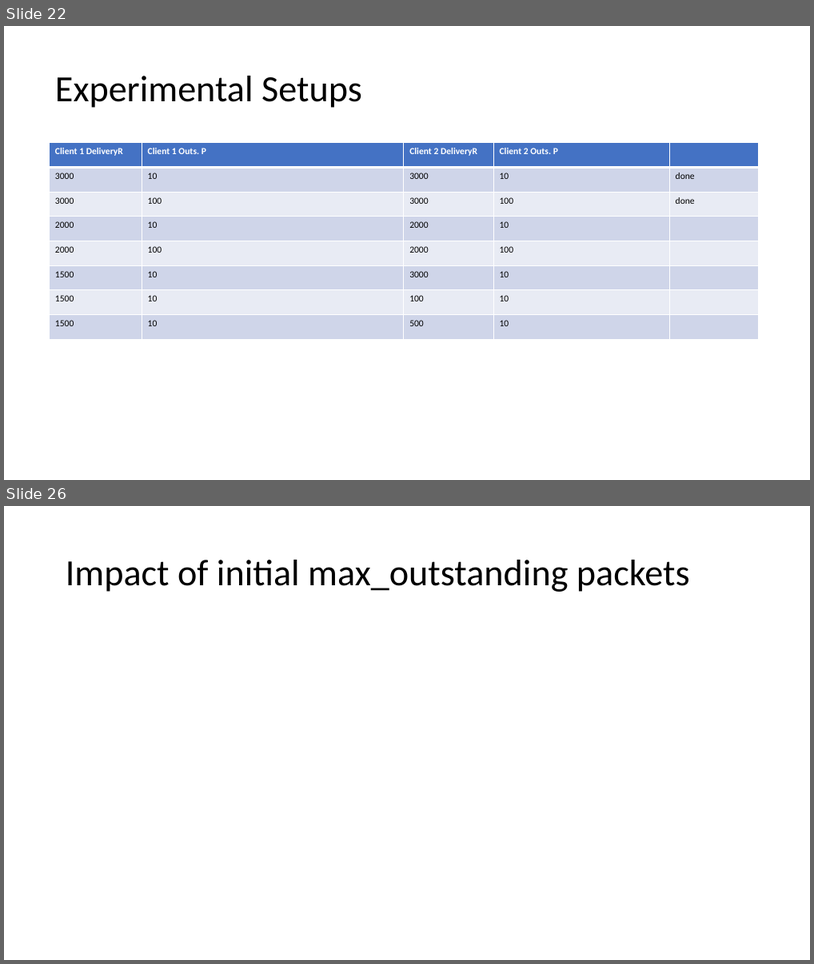
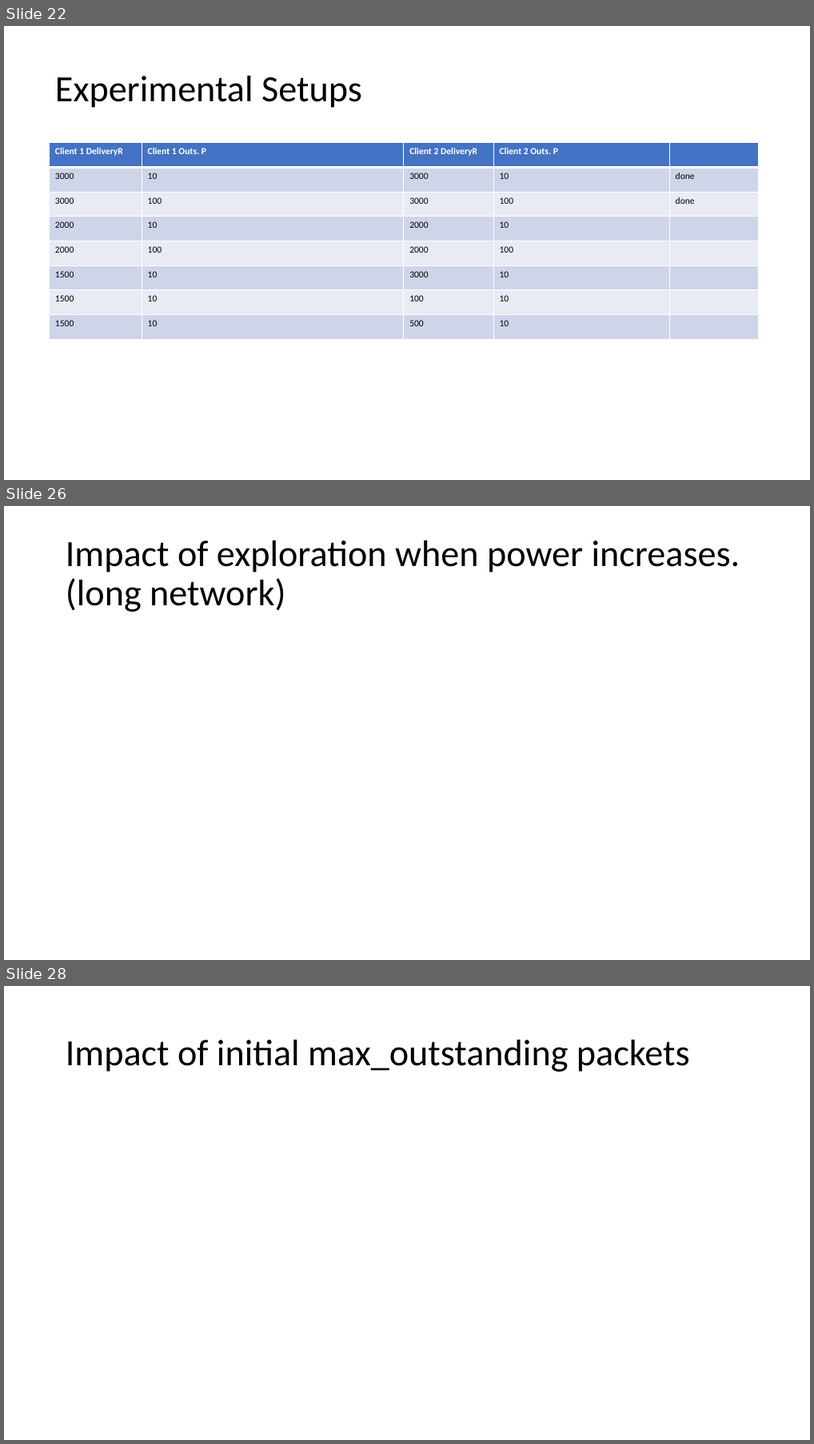
Before and after one commit to adhocmaster/pyns, a slide deck: doc/plan.pptx. Shown one above the other, each under a label of ours: slides 22 and 26 before the commit, slides 22, 26 and 28 after it; the slides between them are not shown. The pictures are 814x964 and 814x1444 pixels, drawn with LibreOffice and Linux fonts; fonts in the diff are those of the drawing. Boxes give left, top, right and bottom in pixels: in the first picture for what was removed or moved away, otherwise in the second. Text is boxed around its words. In the diff, an @@ line names an element or a change of style, - is before the commit and + after.

```diff
--- a/doc/plan.pptx
+++ b/doc/plan.pptx
@@ slide 26 added at (4, 506, 810, 960), background #FFFFFF @@
@@ title added at (66, 540, 741, 612), 44 pt, text #000000 @@
+Impact of exploration when power increases. (long network)
@@ what was slide 26 is now slide 28 @@
```
Also in this commit, not shown: 5 slides changed, 2 other slides added, 6 other files.
